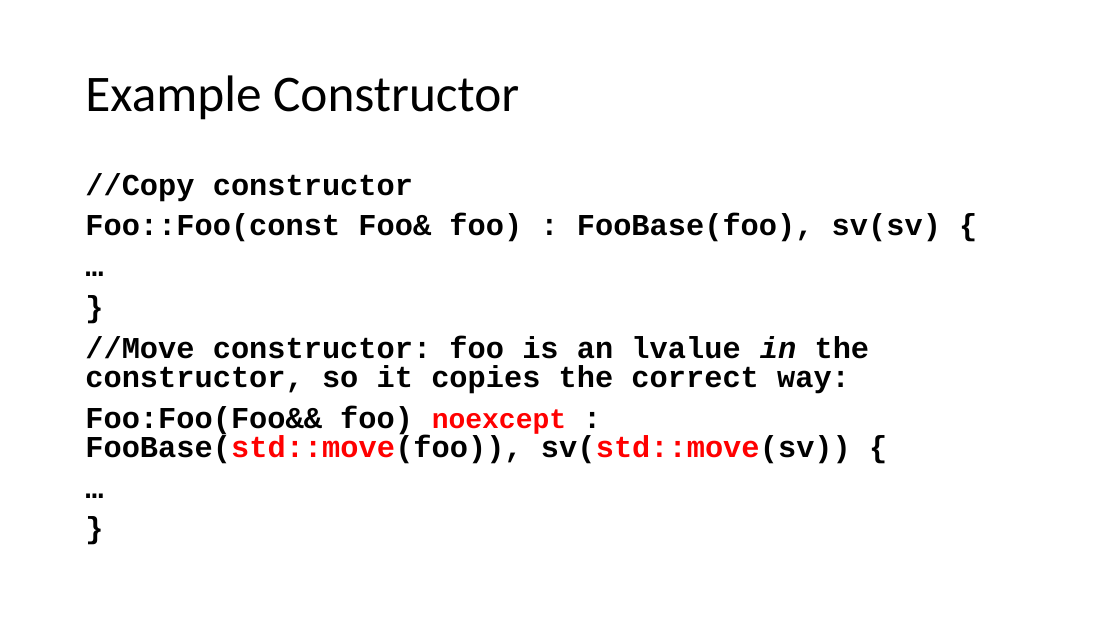
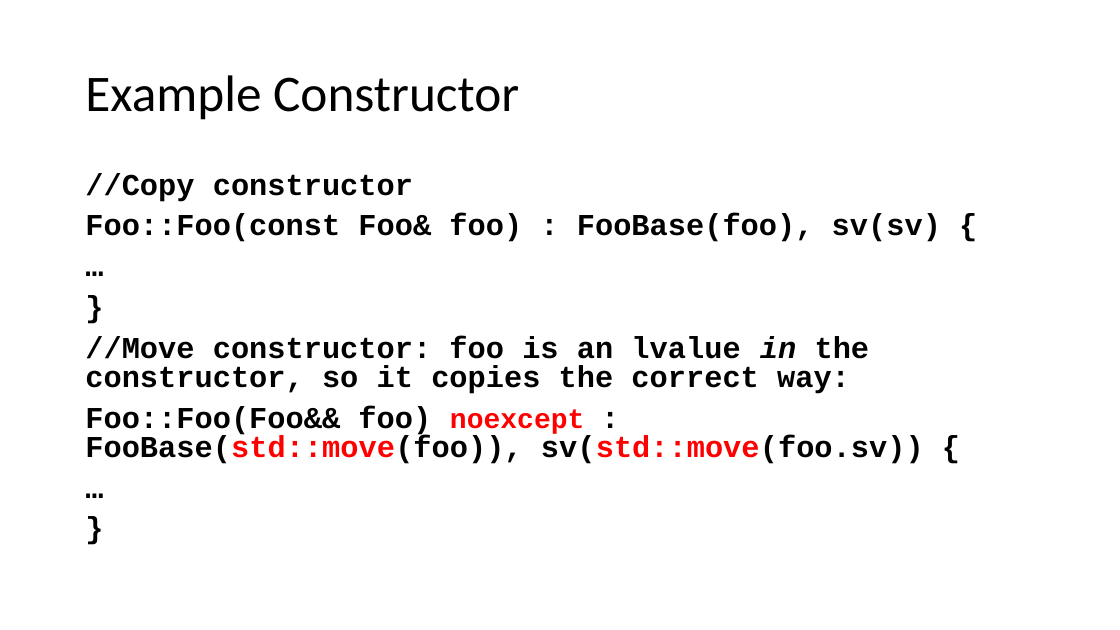
Before and after one commit to lissom/NYCCPP_MOVESEMANTICS, a slide deck: slide 22 of Cpp11-Move semantics.pptx. Drawn at 1120x630 pixels with LibreOffice and Linux fonts; fonts in the diff are those of the drawing. Boxes give left, top, right and bottom in pixels: in the first picture for what was removed or moved away, otherwise in the second. Text is boxed around its words. In the diff, an @@ line names an element or a change of style, - is before the commit and + after.

Commit message:
Update typos
There is still one I can't find.  One of the lines says "not" when it
shouldn't or vise versa.

```diff
--- a/Cpp11-Move semantics.pptx
+++ b/Cpp11-Move semantics.pptx
@@ text at box(85, 406, 924, 464): text changed @@
-Foo:Foo(Foo&& foo) noexcept : FooBase(std::move(foo)), sv(std::move(sv)) {
+Foo::Foo(Foo&& foo) noexcept : FooBase(std::move(foo)), sv(std::move(foo.sv)) {
```
Also in this commit, not shown: 5 other slides changed.
